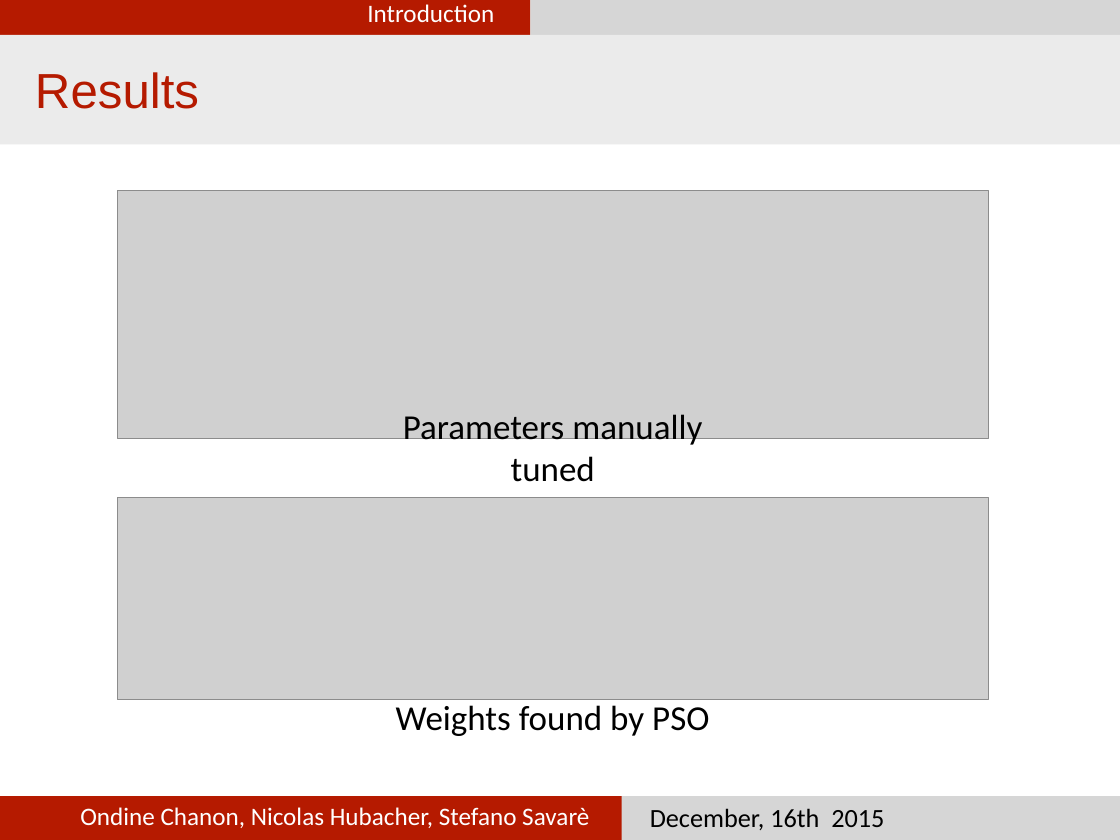
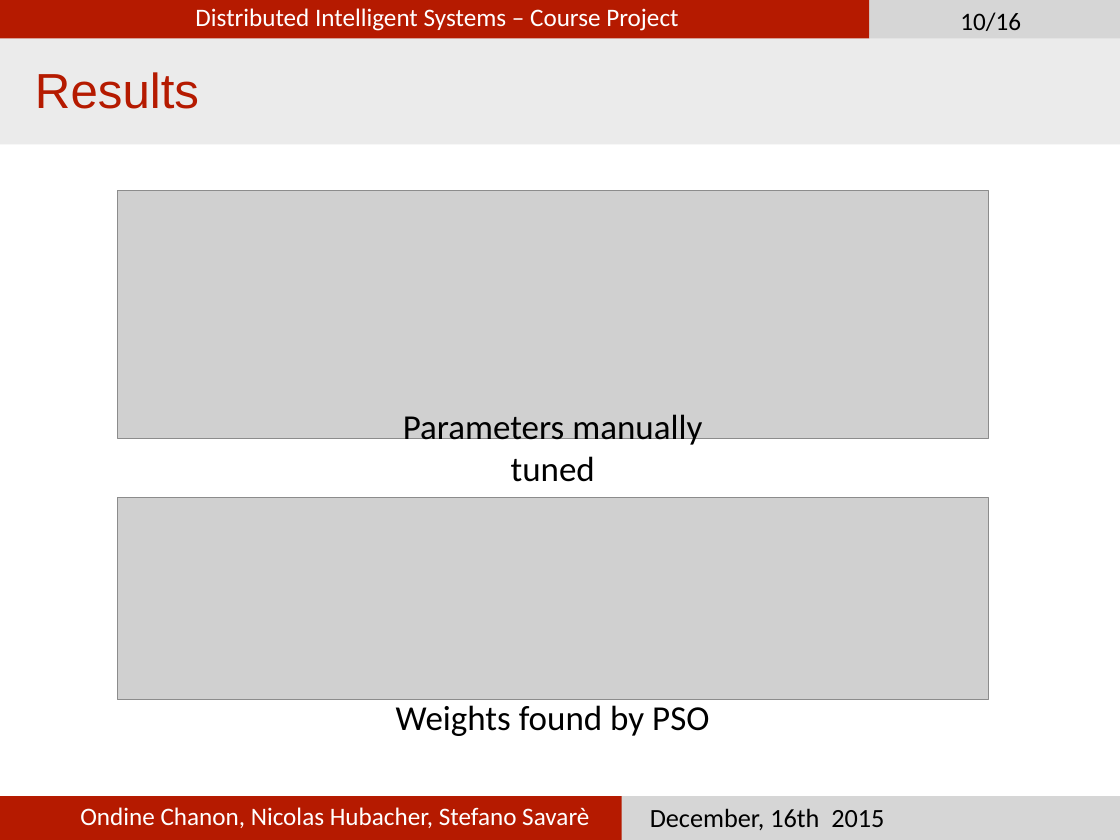
Before and after one commit to nhubi/disProject, a slide deck: slide 10 of Presentation/presentation.pptx. Drawn at 1120x840 pixels with LibreOffice and Linux fonts; fonts in the diff are those of the drawing; grey boxes stand for pictures. Boxes give left, top, right and bottom in pixels: in the first picture for what was removed or moved away, otherwise in the second. Text is boxed around its words. In the diff, an @@ line names an element or a change of style, - is before the commit and + after.

```diff
--- a/Presentation/presentation.pptx
+++ b/Presentation/presentation.pptx
@@ rectangle added at [0,0,870,39], fill #B51A00 @@
@@ text added at [195,8,678,31], 23 pt, text #FFFFFF @@
+Distributed Intelligent Systems – Course Project
@@ rectangle added at [870,0,1120,39], fill #D6D6D6 @@
@@ text added at [960,12,1021,31], 23 pt, text #000000 @@
+10/16
```
Also in this commit, not shown: 15 other slides changed, 2 slides removed.
